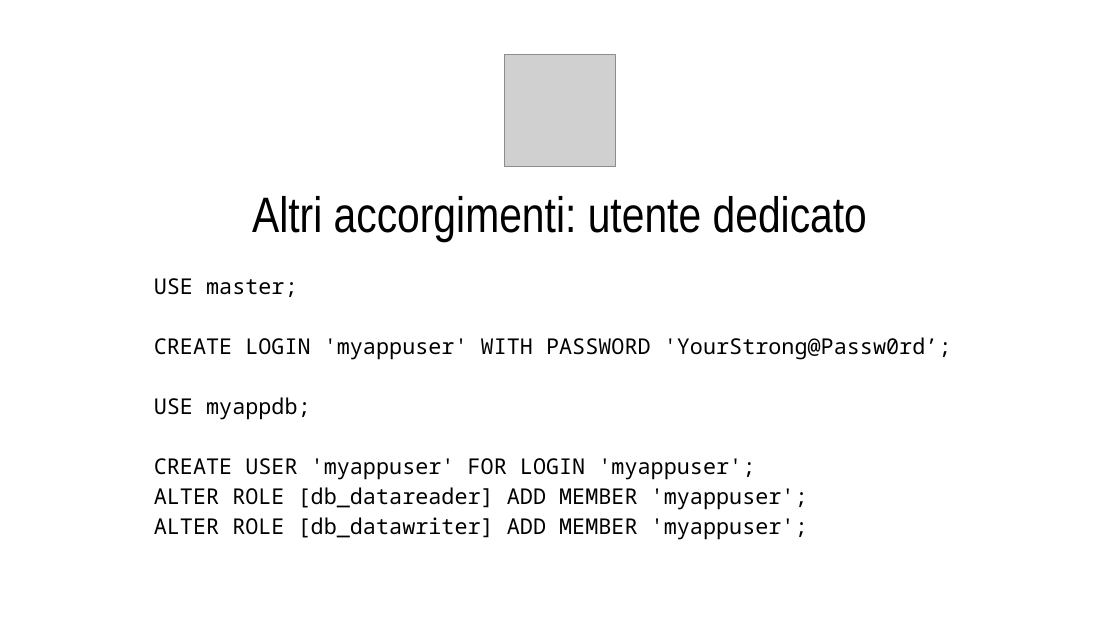
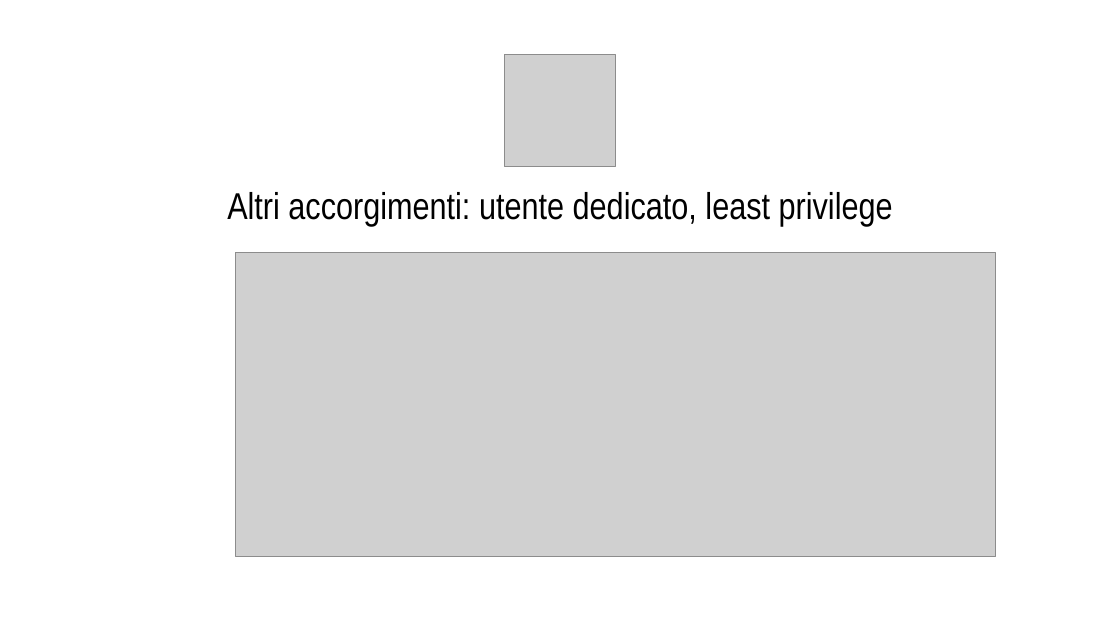
Before and after one commit to CodicePlastico/BibeCatalogue, a slide deck: slide 42 of 2025-10-21.PirlOverflow - SQL Injection crash(ed) course.pptx (slide 40 before the commit). Drawn at 1120x630 pixels with LibreOffice and Linux fonts; fonts in the diff are those of the drawing; grey boxes stand for pictures; background and template pictures are left out. Boxes give left, top, right and bottom in pixels: in the first picture for what was removed or moved away, otherwise in the second. Text is boxed around its words. In the diff, an @@ line names an element or a change of style, - is before the commit and + after.

Commit message:
Aggiunto progetto SSMS per utente dedicato e LedgerDB

```diff
--- a/2025-10-21.PirlOverflow - SQL Injection crash(ed) course.pptx
+++ b/2025-10-21.PirlOverflow - SQL Injection crash(ed) course.pptx
@@ title at [227,192,893,227]: text changed; size 32 to 24 pt @@
-Altri accorgimenti: utente dedicato
+Altri accorgimenti: utente dedicato, least privilege
@@ picture added at [236,253,996,557] @@
@@ title removed at [154,278,952,540] @@
-USE master;
-CREATE LOGIN 'myappuser' WITH PASSWORD 'YourStrong@Passw0rd’;
-USE myappdb;
-CREATE USER 'myappuser' FOR LOGIN 'myappuser';
-ALTER ROLE [db_datareader] ADD MEMBER 'myappuser';
-ALTER ROLE [db_datawriter] ADD MEMBER 'myappuser';
```
Also in this commit, not shown: 6 other slides changed, 4 slides added, 8 other files.
